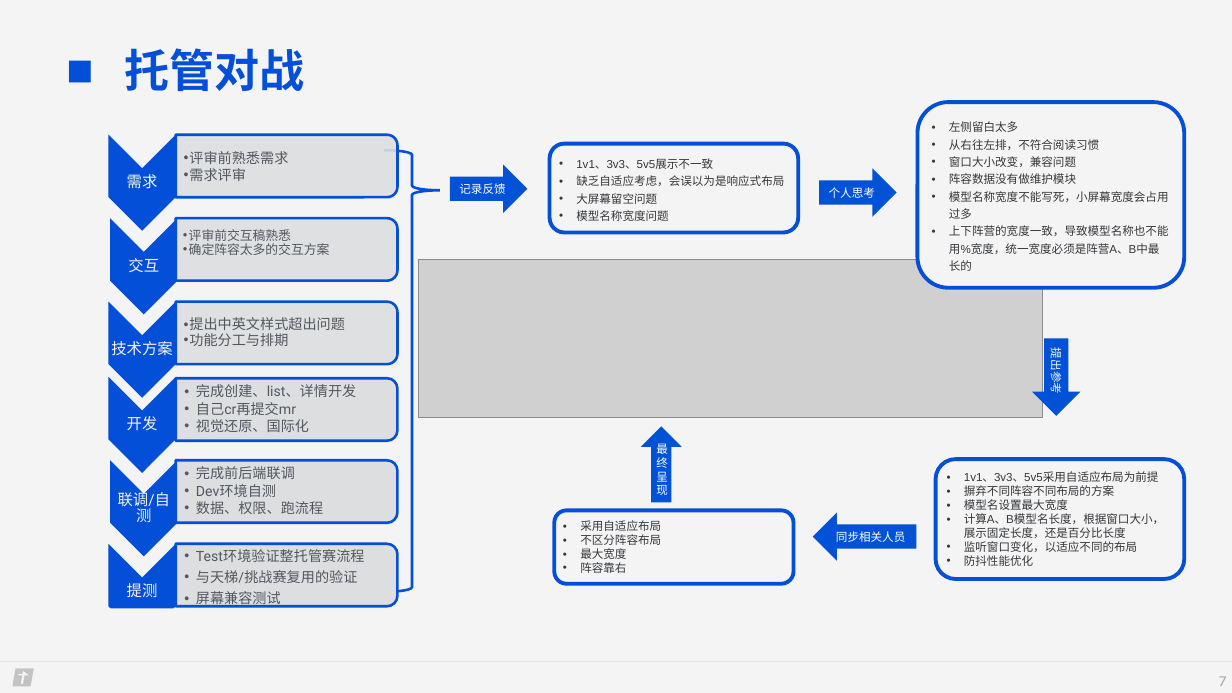
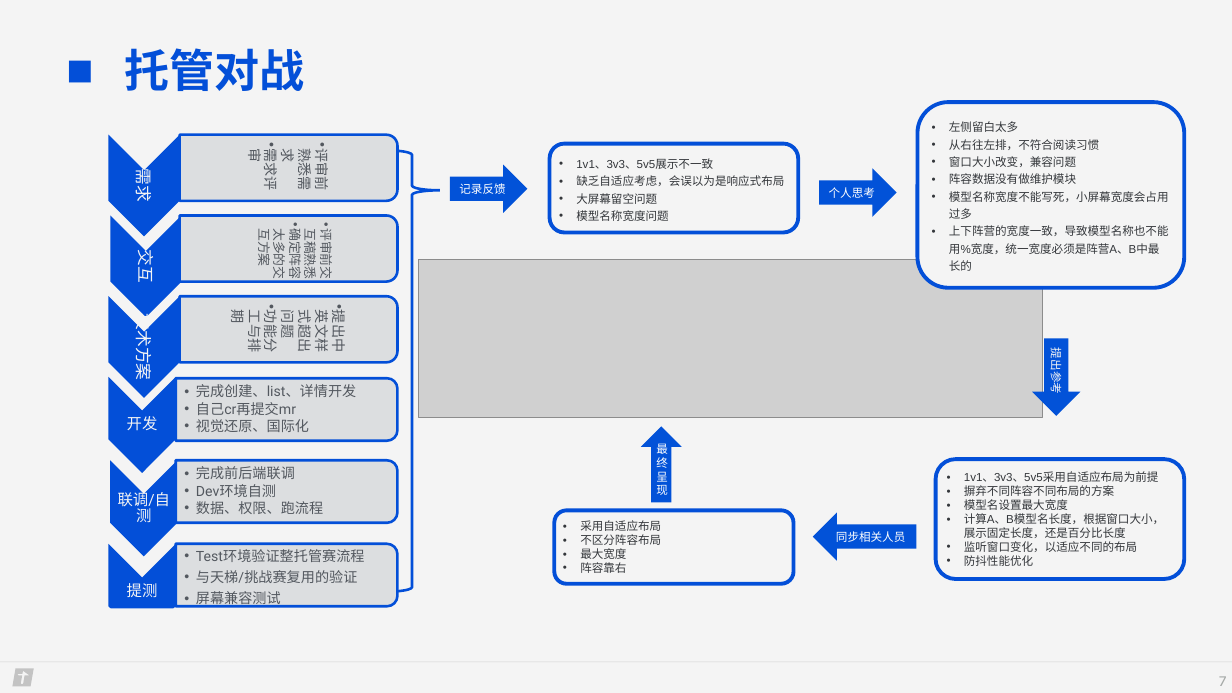
Before and after one commit to sunshiheima/MyPoject, a slide deck: slide 7 of files/简历/答辩.pptx. Drawn at 1232x693 pixels with LibreOffice and Linux fonts; fonts in the diff are those of the drawing; grey boxes stand for pictures; background and template pictures are left out. Boxes give left, top, right and bottom in pixels: in the first picture for what was removed or moved away, otherwise in the second. Text is boxed around its words. In the diff, an @@ line names an element or a change of style, - is before the commit and + after.

Commit message:
ppt

```diff
--- a/files/简历/答辩.pptx
+++ b/files/简历/答辩.pptx
@@ text "评审前熟悉需求" moved from (x1=189, y1=151, x2=288, y2=181) to (x1=245, y1=149, x2=333, y2=189) @@
@@ text "评审前熟悉需求" at (x1=245, y1=149, x2=333, y2=189): rotation 0 to 180 degrees @@
@@ chevron resized from (x1=109, y1=134, x2=176, y2=231) to (x1=109, y1=134, x2=180, y2=236) @@
@@ round same rect moved from (x1=176, y1=135, x2=397, y2=198) to (x1=180, y1=135, x2=398, y2=201) @@
@@ text "评审前交互稿熟悉" moved from (x1=189, y1=229, x2=330, y2=255) to (x1=256, y1=231, x2=337, y2=278) @@
@@ text "评审前交互稿熟悉" at (x1=256, y1=231, x2=337, y2=278): line spacing 0.9 to 1; rotation 0 to 180 degrees @@
@@ chevron resized from (x1=110, y1=219, x2=178, y2=315) to (x1=110, y1=216, x2=182, y2=317) @@
@@ round same rect resized from (x1=176, y1=218, x2=397, y2=281) to (x1=180, y1=215, x2=398, y2=282) @@
@@ text "提出中英文样式超出问题" at (x1=228, y1=311, x2=350, y2=351): line spacing 0.9 to 1; rotation 0 to 180 degrees @@
@@ text "提出中英文样式超出问题" moved from (x1=184, y1=317, x2=345, y2=346) to (x1=228, y1=311, x2=350, y2=351) @@
@@ chevron resized from (x1=109, y1=302, x2=176, y2=398) to (x1=109, y1=296, x2=180, y2=398) @@
@@ round same rect moved from (x1=176, y1=301, x2=397, y2=364) to (x1=180, y1=297, x2=398, y2=363) @@
@@ size 12 to 13 pt; line spacing 0.9 to 1; rotation 0 to 180 degrees in 3 elements at (x1=134, y1=253, x2=158, y2=282), (x1=133, y1=172, x2=157, y2=201), (x1=133, y1=320, x2=157, y2=379) @@
@@ text "技术方案" moved from (x1=111, y1=341, x2=173, y2=356) to (x1=133, y1=320, x2=157, y2=379) @@
```
Also in this commit, not shown: 2 other slides changed, 2 slides added, 1 slide removed, 4 other files.
